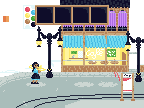
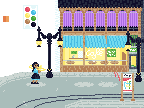
Layered file, before and after one edit (144x108). Changes by layer:
painted on "foreground" over box(16, 81, 144, 108)
hid "indicator" over box(35, 5, 109, 25)
added layer "lampa" above "Background" over box(36, 8, 63, 72)
painted on "Background" over box(0, 0, 144, 108)
